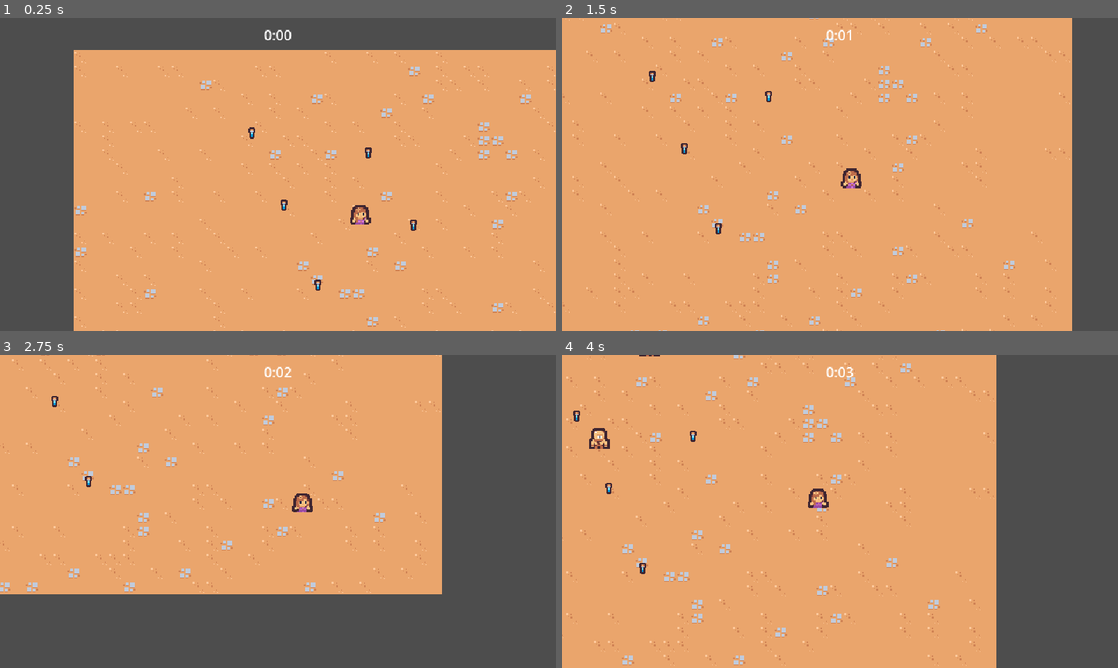
Above: before the commit, frames 1-4 (two rows, left to right).
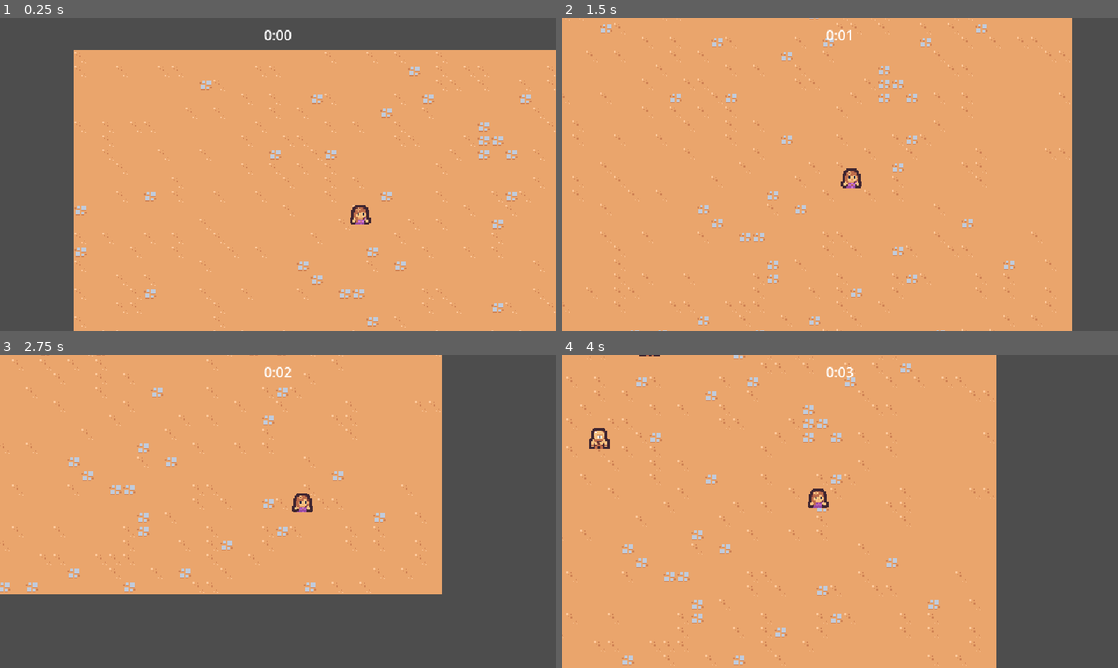
Above: after the commit, the same moments.

Repository: annehailer/cute-survivors
Game: Godot game, scene res://scenes/main/main.tscn
Same seed, same stepped clock (60 frames per second), same inputs: the game is played once before the commit and once after it.
Inputs:
- Up to frame 1 (0.25 s): no input
- Up to frame 2 (1.5 s): hold Right (move_right) 0.53-1.28 s; hold Down (move_down) from 1.28 s (still down)
- Up to frame 3 (2.75 s): release Down (move_down) at 2.03 s; hold Right (move_right) from 2.03 s (still down)
- Up to frame 4 (4 s): release Right (move_right) at 2.78 s; hold Up (move_up) 2.78-3.53 s; hold Left (move_left) from 3.53 s (still down)

The runs differ from the first frame. In frame 1, 0.2% of the frame differs, in the area x 44-75%, y 34-88%; in frame 2, 0.1%; in frame 3, less than 0.1%; in frame 4, 0.1%.

Commit message:
feat: health component

Diff:
--- /dev/null
+++ b/scenes/component/health_component.gd
@@ -0,0 +1,20 @@
+extends Node
+class_name HealthComponent
+
+signal died
+
+@export var max_health: int = 10
+var current_health
+
+func _ready():
+	current_health = max_health
+
+func damage(damage_amount: float):
+	current_health = max(current_health - damage_amount, 0)
+	Callable(check_death).call_deferred()
+
+
+func check_death():
+	if current_health == 0:
+		died.emit()
+		owner.queue_free()
--- /dev/null
+++ b/scenes/component/health_component.tscn
@@ -0,0 +1,6 @@
+[gd_scene format=3 uid="uid://cehvsthrg1d4n"]
+
+[ext_resource type="Script" uid="uid://04t2urj732f8" path="res://scenes/component/health_component.gd" id="1_sa7ac"]
+
+[node name="HealthComponent" type="Node" unique_id=804352997]
+script = ExtResource("1_sa7ac")
--- /dev/null
+++ b/scenes/component/vial_drop_component.gd
@@ -0,0 +1,24 @@
+extends Node
+
+@export_range(0, 1) var drop_pecent: float = 0.5
+@export var health_component: Node
+@export var vial_scene: PackedScene
+
+
+func _ready():
+	(health_component as HealthComponent).died.connect(on_died)
+
+func on_died():
+	if randf() > drop_pecent:
+		return
+
+	if vial_scene == null:
+		return
+
+	if not owner is Node2D:
+		return
+
+	var spawn_pos = (owner as Node2D).global_position
+	var vial_instance = vial_scene.instantiate() as Node2D
+	owner.get_parent().add_child(vial_instance)
+	vial_instance.global_position = spawn_pos
--- /dev/null
+++ b/scenes/component/vial_drop_component.tscn
@@ -0,0 +1,8 @@
+[gd_scene format=3 uid="uid://bfedca2m3ju3u"]
+
+[ext_resource type="Script" uid="uid://crrp4cih0u21l" path="res://scenes/component/vial_drop_component.gd" id="1_l1ouf"]
+[ext_resource type="PackedScene" uid="uid://bhr0pjq653704" path="res://scenes/game_obj/exp_vial/exp_vial.tscn" id="2_txokj"]
+
+[node name="VialDropComponent" type="Node" unique_id=1504829907]
+script = ExtResource("1_l1ouf")
+vial_scene = ExtResource("2_txokj")
--- a/scenes/main/main.tscn
+++ b/scenes/main/main.tscn
@@ -7,7 +7,6 @@
 [ext_resource type="PackedScene" uid="uid://c1c2wd4se4vrg" path="res://scenes/managers/arena_time_manager.tscn" id="2_ow5a4"]
 [ext_resource type="PackedScene" uid="uid://6k3lnp08l0xa" path="res://scenes/game_camera/game_camera.tscn" id="3_k2fmo"]
 [ext_resource type="PackedScene" uid="uid://dxa384qseosaw" path="res://scenes/managers/exp_manager.tscn" id="4_yyfjg"]
-[ext_resource type="PackedScene" uid="uid://bhr0pjq653704" path="res://scenes/game_obj/exp_vial/exp_vial.tscn" id="7_hujxm"]
 
 [node name="Main" type="Node" unique_id=1064688048]
 
@@ -28,18 +27,3 @@
 
 [node name="Player" parent="." unique_id=1953585945 instance=ExtResource("1_hyk8p")]
 position = Vector2(330, 201)
-
-[node name="ExpVial" parent="." unique_id=1024233643 instance=ExtResource("7_hujxm")]
-position = Vector2(205, 95)
-
-[node name="ExpVial2" parent="." unique_id=989817932 instance=ExtResource("7_hujxm")]
-position = Vector2(339, 118)
-
-[node name="ExpVial3" parent="." unique_id=1236125398 instance=ExtResource("7_hujxm")]
-position = Vector2(242, 178)
-
-[node name="ExpVial4" parent="." unique_id=1846228557 instance=ExtResource("7_hujxm")]
-position = Vector2(281, 270)
-
-[node name="ExpVial5" parent="." unique_id=985570301 instance=ExtResource("7_hujxm")]
-position = Vector2(391, 201)
--- a/scenes/managers/exp_manager.gd
+++ b/scenes/managers/exp_manager.gd
@@ -6,7 +6,7 @@
 func _ready():
 	GameEvents.exp_vial_collected.connect(on_exp_vial_collected)
 
-func increment_exp(number: float):
+func increment_exp(number: int):
 	current_exp += number
 	print(current_exp)
 
--- a/scenes/player&enemies/enemies/basic_enemy.gd
+++ b/scenes/player&enemies/enemies/basic_enemy.gd
@@ -2,10 +2,7 @@
 
 const MAX_SPEED = 60
 
-# Called when the node enters the scene tree for the first time.
-#func _ready() -> void:
-	#pass
-
+@onready var health_component: HealthComponent = $HealthComponent
 
 # Called every frame. 'delta' is the elapsed time since the previous frame.
 func _process(delta: float) -> void:
@@ -22,4 +19,4 @@
 
 
 func _on_area_2d_area_entered(area: Area2D) -> void:
-	queue_free()
+	health_component.damage(100)
--- a/scenes/player&enemies/enemies/basic_enemy.tscn
+++ b/scenes/player&enemies/enemies/basic_enemy.tscn
@@ -2,6 +2,8 @@
 
 [ext_resource type="Script" uid="uid://beu4whjv2aea8" path="res://scenes/player&enemies/enemies/basic_enemy.gd" id="1_dwceu"]
 [ext_resource type="Texture2D" uid="uid://dudyq0nalu7hw" path="res://assets/sprites/cyclops.png" id="1_wa64b"]
+[ext_resource type="PackedScene" uid="uid://cehvsthrg1d4n" path="res://scenes/component/health_component.tscn" id="2_rxucu"]
+[ext_resource type="PackedScene" uid="uid://bfedca2m3ju3u" path="res://scenes/component/vial_drop_component.tscn" id="3_lyknp"]
 
 [sub_resource type="CircleShape2D" id="CircleShape2D_3d6ni"]
 radius = 15.0
@@ -14,6 +16,11 @@
 collision_mask = 9
 motion_mode = 1
 script = ExtResource("1_dwceu")
+
+[node name="HealthComponent" parent="." unique_id=804352997 instance=ExtResource("2_rxucu")]
+
+[node name="VialDropComponent" parent="." unique_id=1504829907 node_paths=PackedStringArray("health_component") instance=ExtResource("3_lyknp")]
+health_component = NodePath("../HealthComponent")
 
 [node name="Area2D" type="Area2D" parent="." unique_id=283304388]
 collision_layer = 0
Not shown, added: scenes/component/health_component.gd.uid
Not shown, added: scenes/component/vial_drop_component.gd.uid
